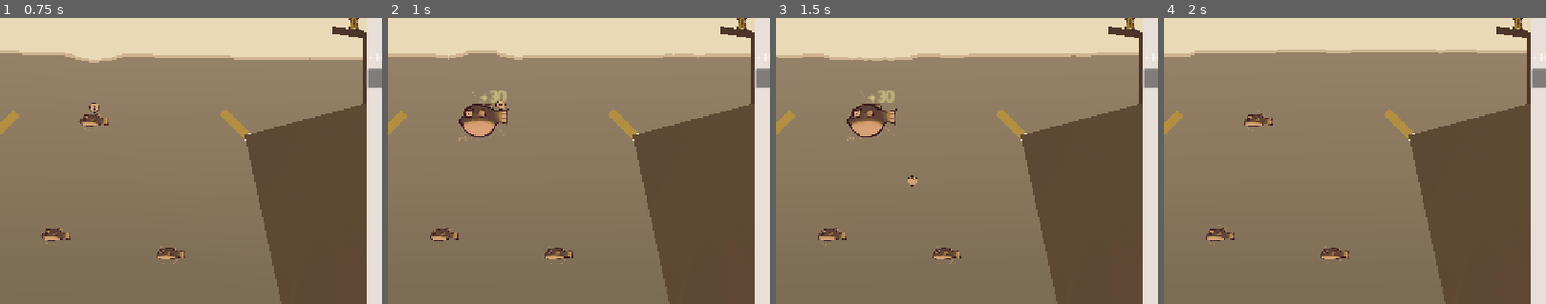
Above: before the commit, frames 1-4 (left to right).
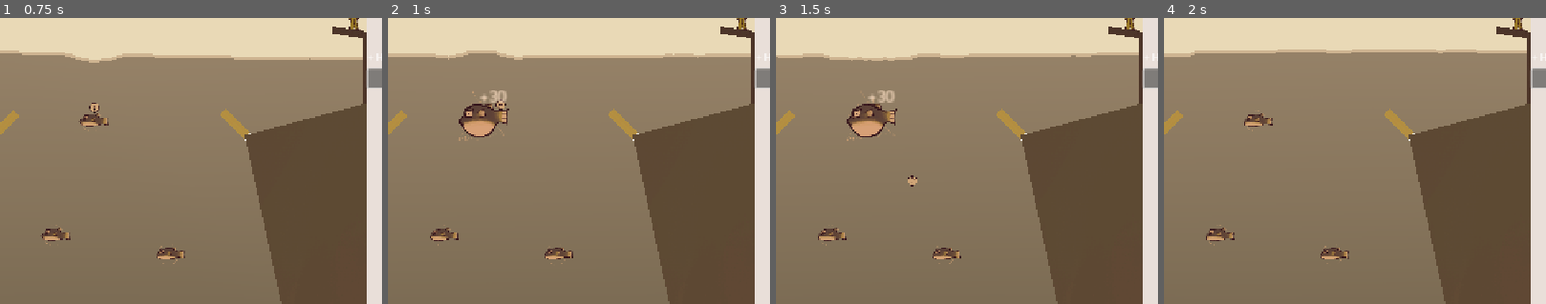
Above: after the commit, the same moments.

Repository: AlexSabetti/pinballgamedanglingpointers
Game: Godot game, scene res://Scenes/Levels/dev_level.tscn
Same seed, same stepped clock (60 frames per second), same inputs: the game is played once before the commit and once after it.
Inputs:
- Up to frame 1 (0.75 s): click "LAUNCH BALL" at 0.5 s
- Up to frame 2 (1 s): no input
- Up to frame 3 (1.5 s): click "LAUNCH BALL" at 1.25 s
- Up to frame 4 (2 s): no input
The pictures show only the part of the screen within x 23-73%, y 8-58%; the shares and areas given below are measured in that part.

Frame 1 is identical in both runs. In frame 2, less than 0.1% of the frame differs, in the area x 24-31%, y 25-30%; in frame 3, less than 0.1%; in frame 4, nothing differs.

Commit message:
changed the color of a text

Diff:
--- a/Scenes/Entities/bumper.tscn
+++ b/Scenes/Entities/bumper.tscn
@@ -49,7 +49,7 @@
 offset_bottom = -8.0
 scale = Vector2(1e-05, 1e-05)
 theme = ExtResource("6_txshi")
-theme_override_colors/font_color = Color(0.899779, 0.849829, 0.586366, 1)
+theme_override_colors/font_color = Color(0.955761, 0.863089, 0.794327, 1)
 theme_override_font_sizes/font_size = 16
 
 [connection signal="timeout" from="Timer" to="." method="_on_timer_timeout"]
